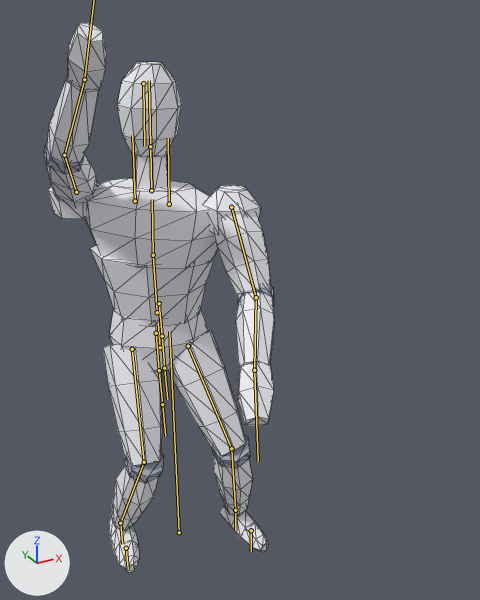
The glTF model godot/models/mannequin.glb, before and after one commit.
Rendered twice from a 50 mm camera at (-0.788, -1.938, 1.93) aimed at (0.226, -0.093, 1.008). Lighting does not change. The marker at lower left points along +X, +Y and +Z. The older version comes first. Both versions are drawn at frame 7 of the action 'Attack1'; the numbers are the values there. The bones that bend it are drawn over the model as lines. Mesh edges are drawn as thin lines.

The first picture shows 'mannequin'.
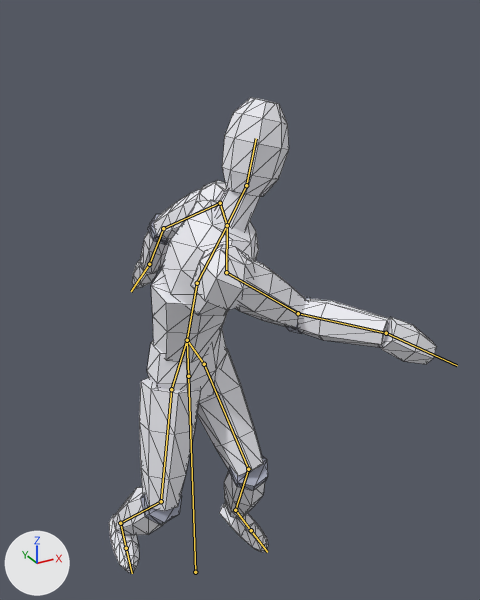
The edits, one by one:
Bone 'root' (bone_root) moves from (0.0, 0.0, 0.0) to (0.023, -0.138, 0.094).
Bone 'hips' (bone_hips) moves from (-0.014, -0.09, -0.065) to (0.0, 0.0, 0.0).
Bone 'hips' (bone_hips) turns from (0, -25, 2) to (0, 31, 0) degrees about its own x, y and z.
Bone 'thigh_L' (bone_thigh_l) turns from (-28, -27, -8) to (-41, 28, -8) degrees about its own x, y and z.
Bone 'shin_L' (bone_shin_l) turns from (47, 4, 1) to (65, 4, 2) degrees about its own x, y and z.
Bone 'foot_L' (bone_foot_l) turns from (-15, -7, 13) to (-28, -13, -2) degrees about its own x, y and z.
Bone 'thigh_R' (bone_thigh_r) turns from (-34, -23, 10) to (-3, 31, 15) degrees about its own x, y and z.
Bone 'shin_R' (bone_shin_r) turns from (52, -3, -1) to (54, -4, -4) degrees about its own x, y and z.
Bone 'foot_R' (bone_foot_r) turns from (-23, 7, -12) to (-44, 15, -2) degrees about its own x, y and z.
Bone 'spine1' (bone_spine1) turns from (3, -7, -2) to (12, 8, 0) degrees about its own x, y and z.
Bone 'spine2' (bone_spine2) turns from (-5, -13, 0) to (16, 26, 0) degrees about its own x, y and z.
Bone 'upper_arm_L' (bone_upper_arm_l) turns from (-26, 0, -27) to (23, 0, -33) degrees about its own x, y and z.
Bone 'forearm_L' (bone_forearm_l) turns from (-35, 0, 0) to (-30, 0, 0) degrees about its own x, y and z.
Bone 'upper_arm_R' (bone_upper_arm_r) turns from (-131, 0, 30) to (-68, 0, -51) degrees about its own x, y and z.
Bone 'forearm_R' (bone_forearm_r) turns from (-30, 0, 0) to (-62, 0, 0) degrees about its own x, y and z.
Bone 'hand_R' (bone_hand_r) turns from (13, 0, 0) to (45, 0, 0) degrees about its own x, y and z.
Bone 'neck' (bone_neck) turns from (0, 0, 0) to (-2, 0, 0) degrees about its own x, y and z.
Bone 'head' (bone_head) turns from (2, 35, 0) to (-17, -50, 0) degrees about its own x, y and z.

Changed parts and their boxes [x1, y1, x2, y2] in the pictures (480 x 600 px):
'mannequin', posed (42% wider, 14% shorter)
    before: [44, 23, 274, 572]
    after: [109, 98, 436, 572]
bone 'root', root to tip
    before: (179, 532) to (169, 331)
    after: (195, 572) to (188, 376)
bone 'hips', root to tip
    before: (160, 347) to (158, 322)
    after: (188, 376) to (187, 340)
bone 'thigh_L', root to tip
    before: (188, 346) to (231, 448)
    after: (204, 364) to (248, 469)
bone 'shin_L', root to tip
    before: (231, 448) to (235, 510)
    after: (248, 469) to (235, 510)
bone 'foot_L', root to tip
    before: (235, 510) to (235, 530)
    after: (235, 510) to (251, 530)
bone 'thigh_R', root to tip
    before: (132, 349) to (144, 462)
    after: (171, 389) to (161, 501)
bone 'shin_R', root to tip
    before: (144, 462) to (120, 523)
    after: (161, 501) to (120, 523)
bone 'foot_R', root to tip
    before: (120, 523) to (122, 544)
    after: (120, 523) to (126, 548)
bone 'spine1', root to tip
    before: (157, 312) to (153, 255)
    after: (187, 340) to (197, 283)
bone 'spine2', root to tip
    before: (153, 255) to (152, 199)
    after: (197, 283) to (227, 225)
bone 'upper_arm_L', root to tip
    before: (231, 207) to (256, 297)
    after: (220, 203) to (163, 228)
bone 'forearm_L', root to tip
    before: (256, 297) to (254, 370)
    after: (163, 228) to (149, 264)
bone 'upper_arm_R', root to tip
    before: (76, 192) to (64, 155)
    after: (226, 272) to (298, 313)
bone 'forearm_R', root to tip
    before: (64, 155) to (84, 79)
    after: (298, 313) to (386, 333)
bone 'neck', root to tip
    before: (151, 190) to (150, 146)
    after: (227, 225) to (246, 185)
bone 'head', root to tip
    before: (150, 146) to (149, 80)
    after: (246, 185) to (256, 138)
